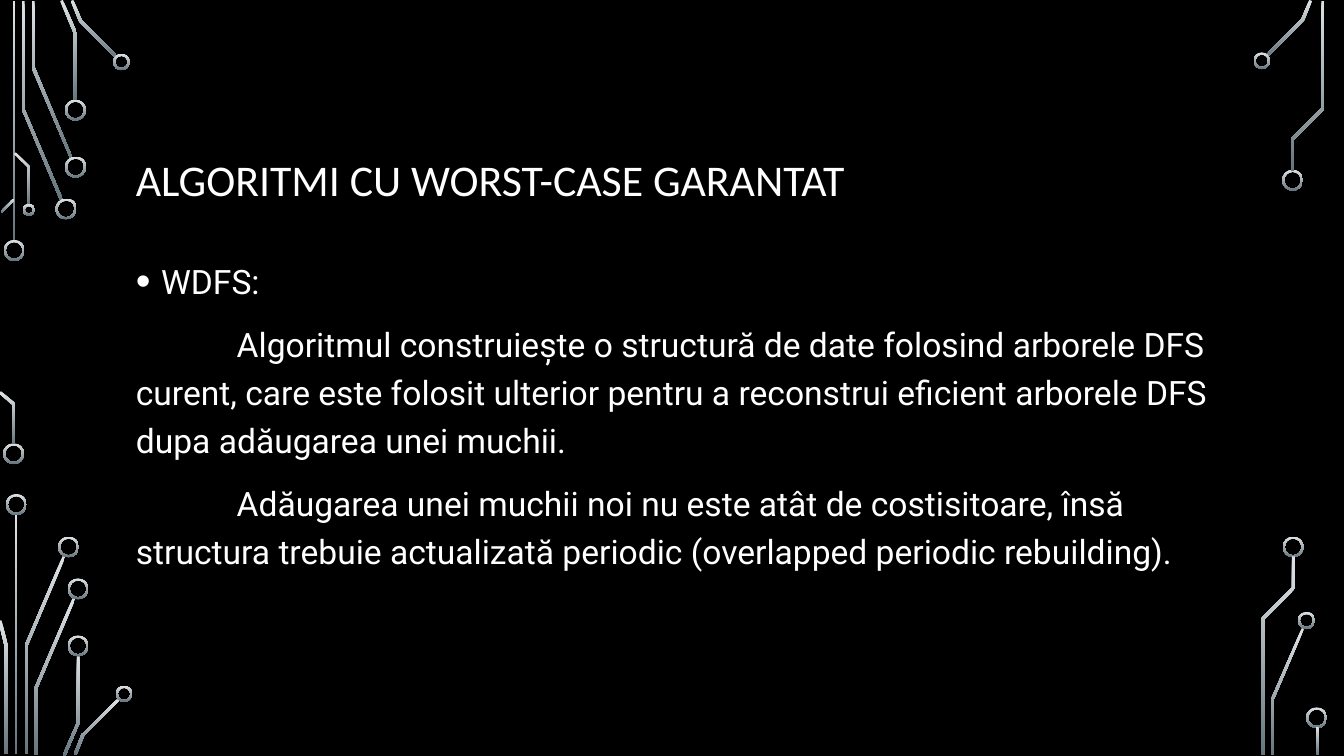
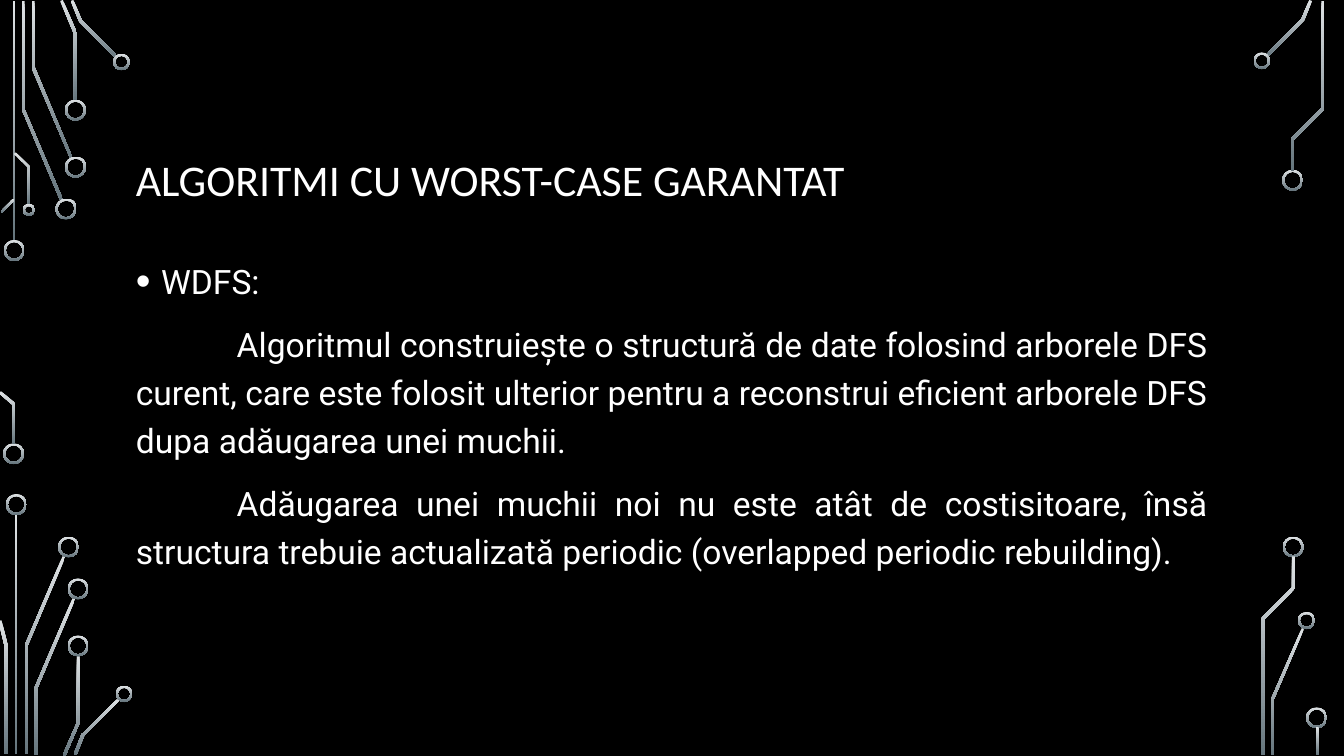
Before and after one commit to MattiaIojica/Incremental-DFS-Algorithms, a slide deck: slide 9 of Prezentare Incremental DFS algorithms.pptx. Drawn at 1344x756 pixels with LibreOffice and Linux fonts; fonts in the diff are those of the drawing; background and template pictures are left out. Boxes give left, top, right and bottom in pixels: in the first picture for what was removed or moved away, otherwise in the second. Text is boxed around its words. In the diff, an @@ line names an element or a change of style, - is before the commit and + after.

```diff
--- a/Prezentare Incremental DFS algorithms.pptx
+++ b/Prezentare Incremental DFS algorithms.pptx
@@ text "WDFS:" at (x1=136, y1=269, x2=1208, y2=572): alignment left to justified @@
```
Also in this commit, not shown: 9 other slides changed.
